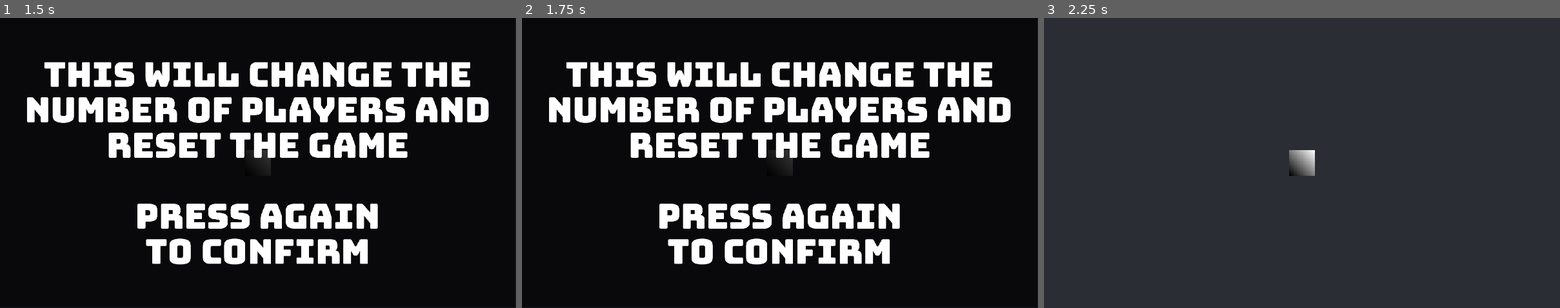
Above: before the commit, frames 1-3 (left to right).
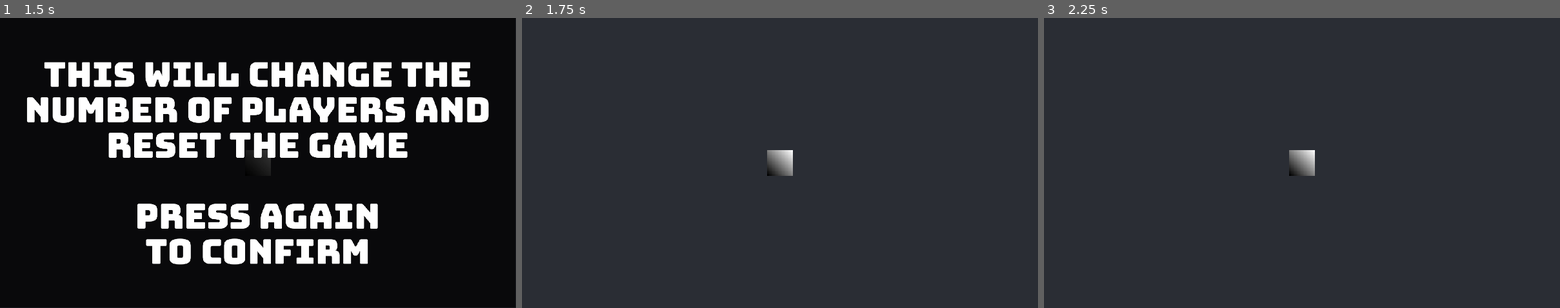
Above: after the commit, the same moments.

Repository: tm-nielsen/arcade-jam-2024
Game: Godot game, scene res://scenes/root.tscn
Same seed, same stepped clock (60 frames per second), same inputs: the game is played once before the commit and once after it.
Inputs (mouse positions are in pixels of both pictures, inside the frame that each line leads up to):
- Up to frame 1 (1.5 s): tap Enter at 0.5 s; move the mouse to (371, 148) at 0.52 s; tap 1 (select_1_player) at 0.6 s; tap 2 (select_2_players) at 0.8, 1.35 s; tap Space at 1.25 s; move the mouse to (154, 177) at 1.27 s
- Up to frame 2 (1.75 s): tap 1 (select_1_player) at 1.55 s
- Up to frame 3 (2.25 s): tap Enter at 2 s; move the mouse to (1353, 99) at 2.02 s; tap 1 (select_1_player) at 2.1 s

Frame 1 is identical in both runs. In frame 2, 99% of the frame differs, in the area x 0-100%, y 0-100%; in frame 3, nothing differs.

Commit message:
Fixed minor bug in player count selector - made already selected player count button dismiss confirmation screen

Diff:
--- a/scripts/player_count_selector.gd
+++ b/scripts/player_count_selector.gd
@@ -22,6 +22,7 @@
 
 
 func _input(event):
-  if event.is_action("select_1_player") || event.is_action("select_2_players"):
+  if event.is_action("select_1_player") && playerCount != 1 || \
+      event.is_action("select_2_players") && playerCount != 2:
     return
   visible = false
